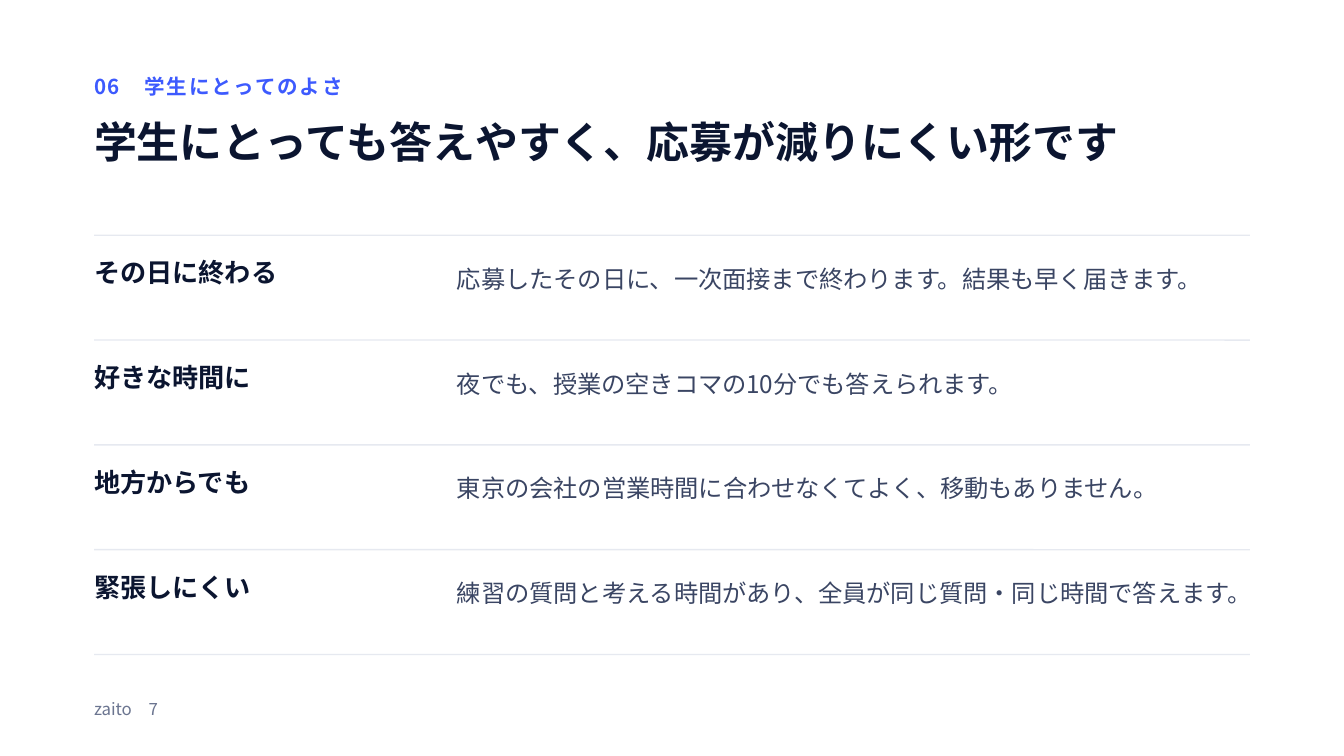
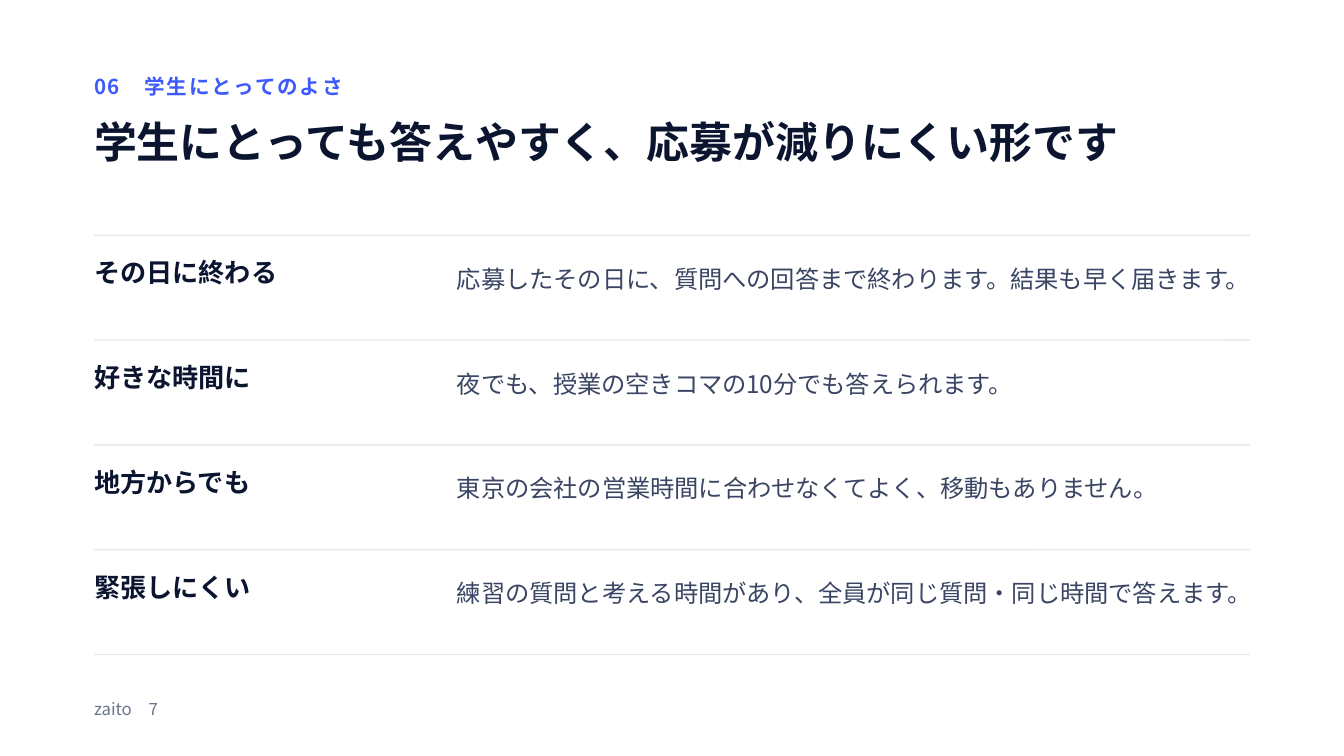
Before and after one commit to okonomidonn/test, a slide deck: slide 7 of sales/zaito_録画面接_営業資料.pptx. Drawn at 1344x756 pixels with LibreOffice and Linux fonts; fonts in the diff are those of the drawing. Boxes give left, top, right and bottom in pixels: in the first picture for what was removed or moved away, otherwise in the second. Text is boxed around its words. In the diff, an @@ line names an element or a change of style, - is before the commit and + after.

```diff
--- a/sales/zaito_録画面接_営業資料.pptx
+++ b/sales/zaito_録画面接_営業資料.pptx
@@ text at (457,267,1250,290): text changed @@
-応募したその日に、一次面接まで終わります。結果も早く届きます。
+応募したその日に、質問への回答まで終わります。結果も早く届きます。
```
Also in this commit, not shown: 5 other slides changed, 2 other files.
